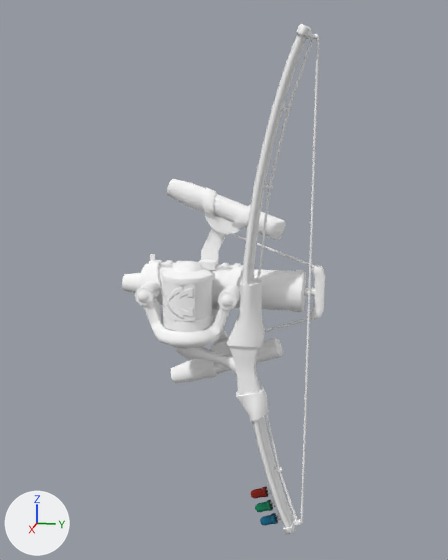
An edit to the glTF model glb/Wmn_Stringer_Normal_Cstm02.glb, drawn before and after from the same camera.
The view is the same before and after, from a camera (50 mm lens) standing at (2.76, 0.44, 1.1) and looking at (-0.09, -0.13, 0.39). The axes (+X, +Y, +Z) are drawn at lower left. The lights are the same throughout. The older version comes first.

Names of what the first picture shows: 'Bis_T_low__M_Body', 'MountRingT_low__M_String', 'Sticker__M_Sticker_Cstm02' and 1 more.
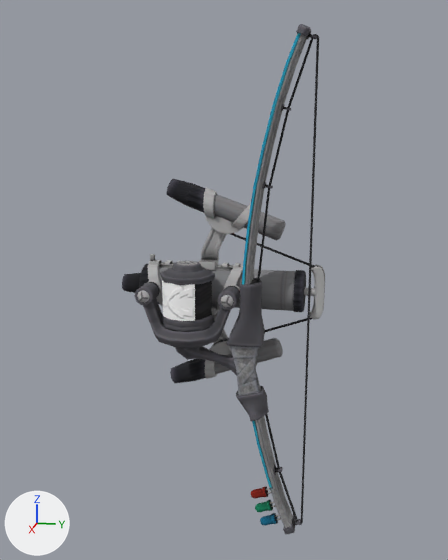
Pixel boxes (x1, y1, x2, y2) of what changed, in the pictures (448 x 560 px):
'Bis_T_low__M_Body', surface changed (white to grey): (122, 24, 325, 534) in both
'MountRingT_low__M_String', surface changed: (195, 34, 319, 525) in both

Diff of the bpy script that builds the scene:
```diff
--- a/glb/Wmn_Stringer_Normal_Cstm02.glb.py
+++ b/glb/Wmn_Stringer_Normal_Cstm02.glb.py
@@ img_m_string_nrm @@
+img_m_string_nrm = load_image('M_String_Nrm', '_unpacked/M_String_Nrm', 128, 128, 'Non-Color')
@@ img_m_string_cstm02_alb @@
+img_m_string_cstm02_alb = load_image('M_String_Cstm02_Alb', '_unpacked/M_String_Cstm02_Alb', 64, 64, 'sRGB')
@@ img_m_body_cstm02_alb @@
+img_m_body_cstm02_alb = load_image('M_Body_Cstm02_Alb', '_unpacked/M_Body_Cstm02_Alb', 512, 512, 'sRGB')
@@ img_m_body_cstm02_nrm @@
+img_m_body_cstm02_nrm = load_image('M_Body_Cstm02_Nrm', '_unpacked/M_Body_Cstm02_Nrm', 512, 512, 'Non-Color')
@@ mat_m_body @@
 n0 = _N.new('ShaderNodeBsdfPrincipled'); n0.name = 'Principled BSDF'
-n0.inputs[0].default_value = (1.0, 1.0, 1.0, 1.0)  # 'Base Color', white #ffffff
 n0.inputs[2].default_value = 1.0  # 'Roughness'
 n1 = _N.new('ShaderNodeOutputMaterial'); n1.name = 'Material Output'
+n2 = _N.new('ShaderNodeTexImage'); n2.name = 'Image Texture'
+n2.image = img_m_body_cstm02_alb
+n3 = _N.new('ShaderNodeNormalMap'); n3.name = 'Normal Map'
+n3.uv_map = 'UVMap'
+n4 = _N.new('ShaderNodeTexImage'); n4.name = 'Image Texture.001'
+n4.image = img_m_body_cstm02_nrm
 _L.new(n0.outputs[0], n1.inputs[0])  # 'BSDF' to 'Surface'
+_L.new(n2.outputs[0], n0.inputs[0])  # 'Color' to 'Base Color'
+_L.new(n3.outputs[0], n0.inputs[5])  # 'Normal' to 'Normal'
+_L.new(n4.outputs[0], n3.inputs[1])  # 'Color' to 'Color'
@@ mat_m_string @@
 n0 = _N.new('ShaderNodeBsdfPrincipled'); n0.name = 'Principled BSDF'
-n0.inputs[0].default_value = (1.0, 1.0, 1.0, 1.0)  # 'Base Color', white #ffffff
 n0.inputs[2].default_value = 1.0  # 'Roughness'
 n1 = _N.new('ShaderNodeOutputMaterial'); n1.name = 'Material Output'
+n2 = _N.new('ShaderNodeTexImage'); n2.name = 'Image Texture'
+n2.image = img_m_string_cstm02_alb
+n3 = _N.new('ShaderNodeNormalMap'); n3.name = 'Normal Map'
+n3.uv_map = 'UVMap'
+n4 = _N.new('ShaderNodeTexImage'); n4.name = 'Image Texture.001'
+n4.image = img_m_string_nrm
 _L.new(n0.outputs[0], n1.inputs[0])  # 'BSDF' to 'Surface'
+_L.new(n2.outputs[0], n0.inputs[0])  # 'Color' to 'Base Color'
+_L.new(n3.outputs[0], n0.inputs[5])  # 'Normal' to 'Normal'
+_L.new(n4.outputs[0], n3.inputs[1])  # 'Color' to 'Color'
```
